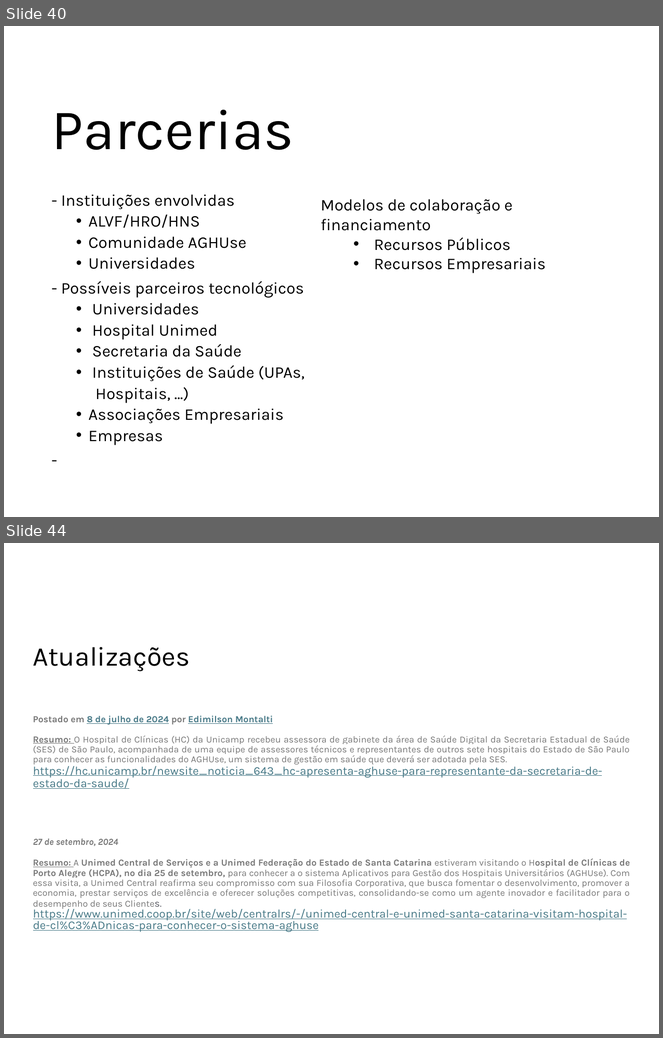
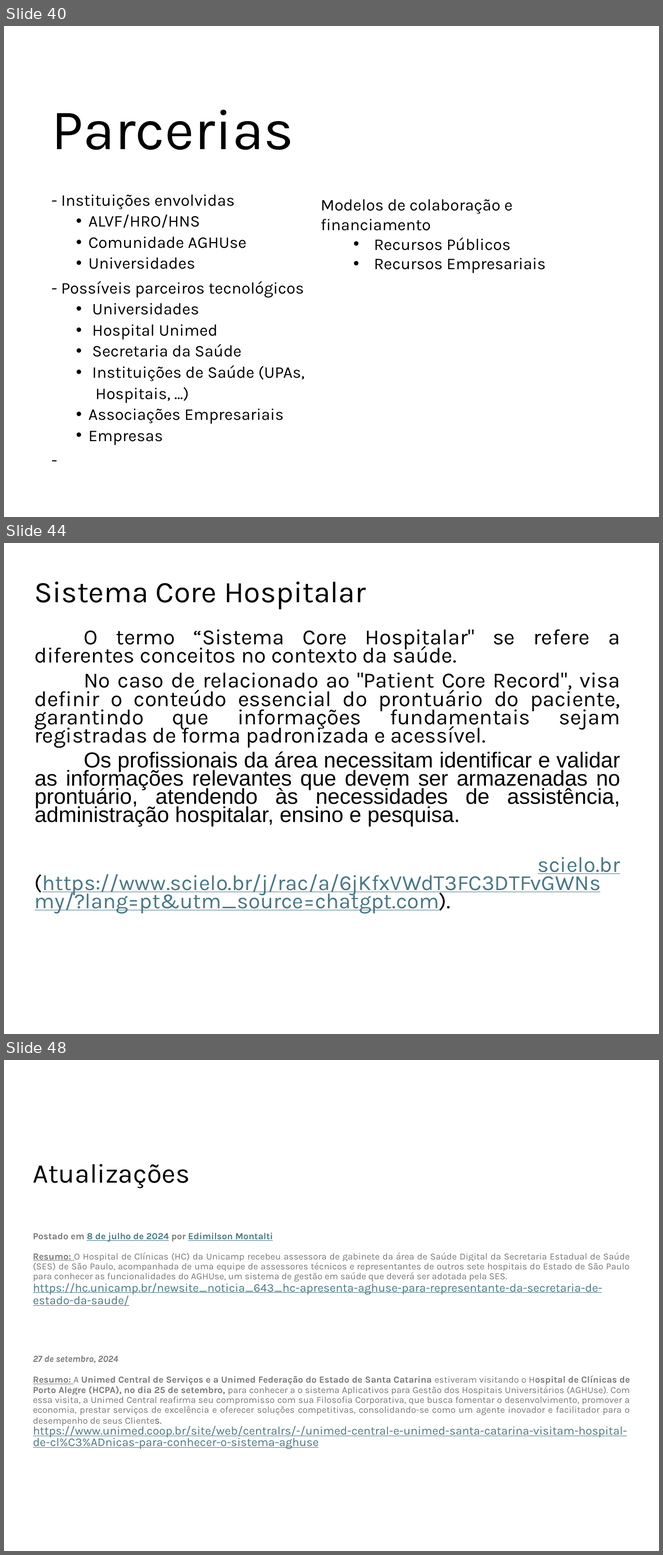
Before and after one commit to ProjetosALVF/ALVF_ProspeccaoGestao_TI, a slide deck: ALVF_AnalisePropostas_TI_DiretoriaExecutiva_Fev_2025/Apresentação_ProspecçãoSistema_Core_ALVF.pptx. Shown one above the other, each under a label of ours: slides 40 and 44 before the commit, slides 40, 44 and 48 after it; the slides between them are not shown. The pictures are 663x1038 and 663x1555 pixels, drawn with LibreOffice and Linux fonts; fonts in the diff are those of the drawing. Boxes give left, top, right and bottom in pixels: in the first picture for what was removed or moved away, otherwise in the second. Text is boxed around its words. In the diff, an @@ line names an element or a change of style, - is before the commit and + after.

```diff
--- a/ALVF_AnalisePropostas_TI_DiretoriaExecutiva_Fev_2025/Apresentação_ProspecçãoSistema_Core_ALVF.pptx
+++ b/ALVF_AnalisePropostas_TI_DiretoriaExecutiva_Fev_2025/Apresentação_ProspecçãoSistema_Core_ALVF.pptx
@@ slide 44 added at <box>4,543,659,1034</box>, background #FFFFFF @@
@@ title added at <box>35,581,366,610</box>, 33 pt, text #000000 @@
+Sistema Core Hospitalar
@@ text added at <box>35,629,621,914</box>, 23.8 pt, text #000000 @@
+O termo “Sistema Core Hospitalar" se refere a diferentes conceitos no contexto da saúde.
+No caso de relacionado ao "Patient Core Record", visa definir o conteúdo essencial do prontuário do paciente, garantindo que informações fundamentais sejam registradas de forma padronizada e acessível.
+Os profissionais da área necessitam identificar e validar as informações relevantes que devem ser armazenadas no prontuário, atendendo às necessidades de assistência, administração hospitalar, ensino e pesquisa.
+scielo.br (https://www.scielo.br/j/rac/a/6jKfxVWdT3FC3DTFvGWNsmy/?lang=pt&utm_source=chatgpt.com).
@@ what was slide 44 is now slide 48 @@
```
Also in this commit, not shown: 5 slides changed, 3 other slides added.
